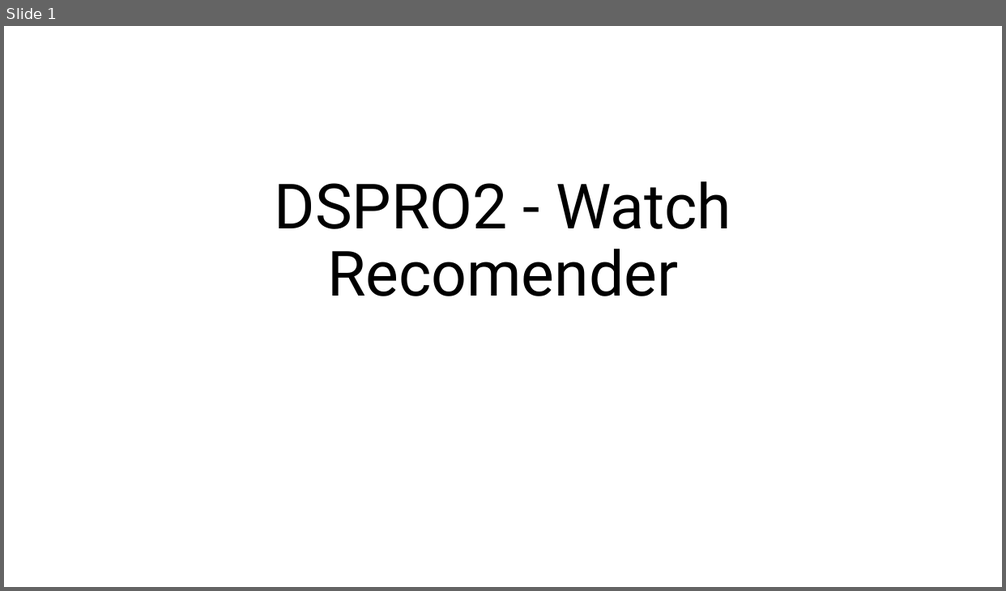
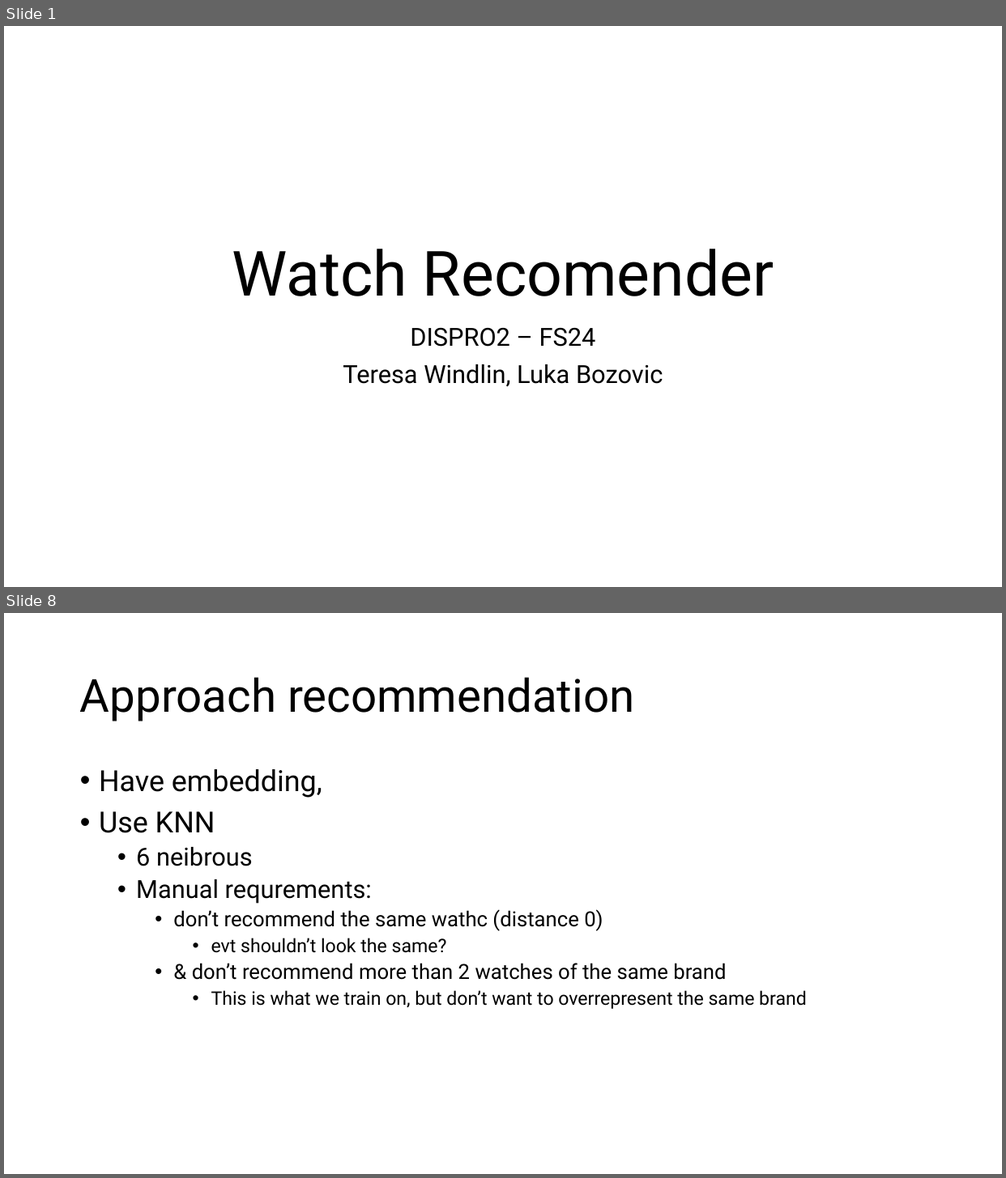
Before and after one commit to Luk-stud/Watch-recomender-DISPRO, a slide deck: Base_DISPRO Präsi.pptx. Shown one above the other, each under a label of ours: slide 1 before the commit, slides 1 and 8 after it; the slides between them are not shown. The pictures are 1006x591 and 1006x1178 pixels, drawn with LibreOffice and Linux fonts; fonts in the diff are those of the drawing. Boxes give left, top, right and bottom in pixels: in the first picture for what was removed or moved away, otherwise in the second. Text is boxed around its words. In the diff, an @@ line names an element or a change of style, - is before the commit and + after.

```diff
--- a/Base_DISPRO Präsi.pptx
+++ b/Base_DISPRO Präsi.pptx
@@ slide 8 added at bbox=[4, 613, 1002, 1174], background #FFFFFF @@
@@ title added at bbox=[80, 677, 634, 722], 44 pt, text #000000 @@
+Approach recommendation
@@ text added at bbox=[99, 769, 807, 1009], 18 pt, text #000000 @@
+• Have embedding,
+• Use KNN
+  • 6 neibrous
+  • Manual requrements:
+    • don’t recommend the same wathc (distance 0)
+      • evt shouldn’t look the same?
+    • & don’t recommend more than 2 watches of the same brand
+      • This is what we train on, but don’t want to overrepresent the same brand
@@ slide 1 changed as well @@
@@ title at bbox=[232, 249, 774, 297]: text changed @@
-DSPRO2 - Watch Recomender
+Watch Recomender
@@ subtitle added at bbox=[343, 327, 663, 387], 24 pt, text #000000 @@
+DISPRO2 – FS24
+Teresa Windlin, Luka Bozovic
```
Also in this commit, not shown: 11 other slides added, 2 slides removed, 1 other file.
